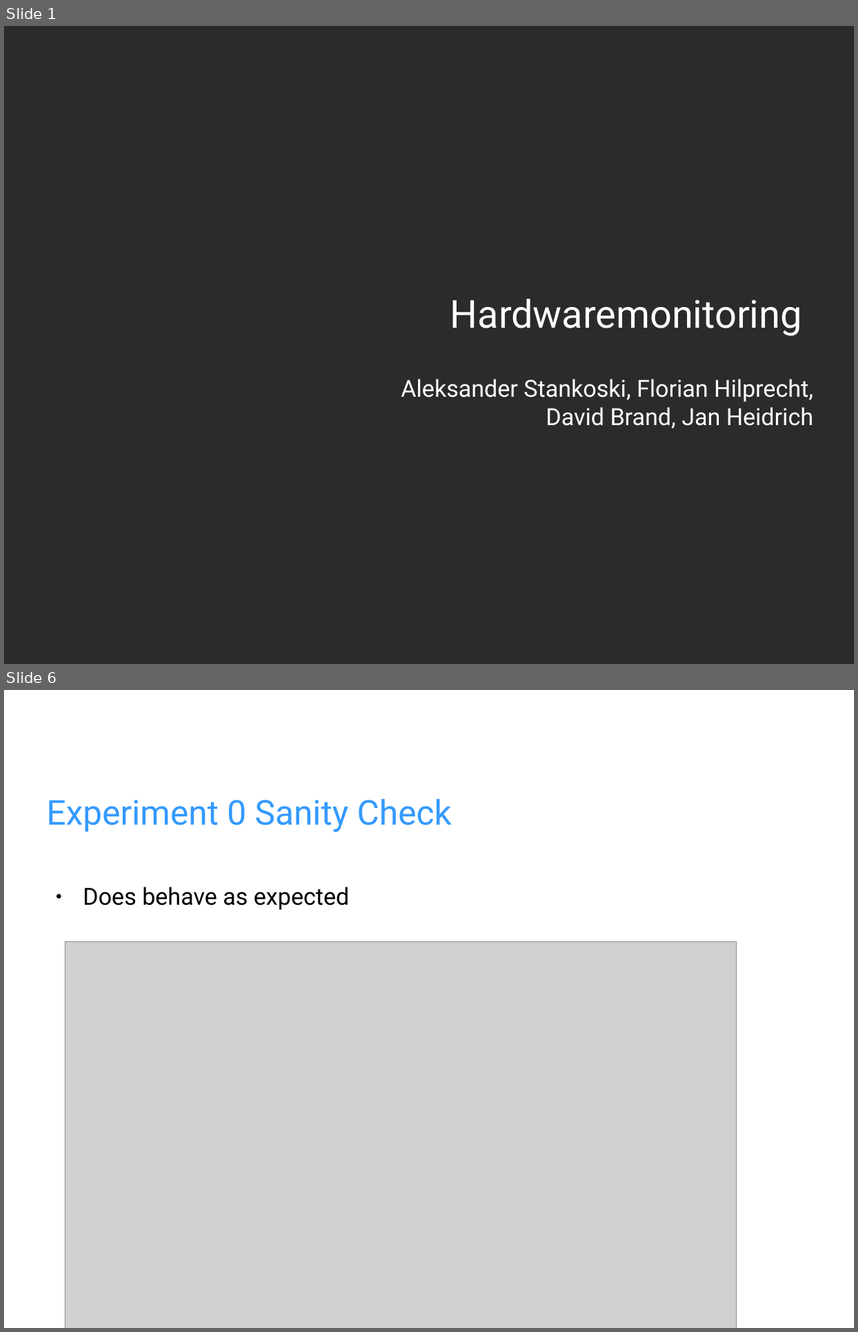
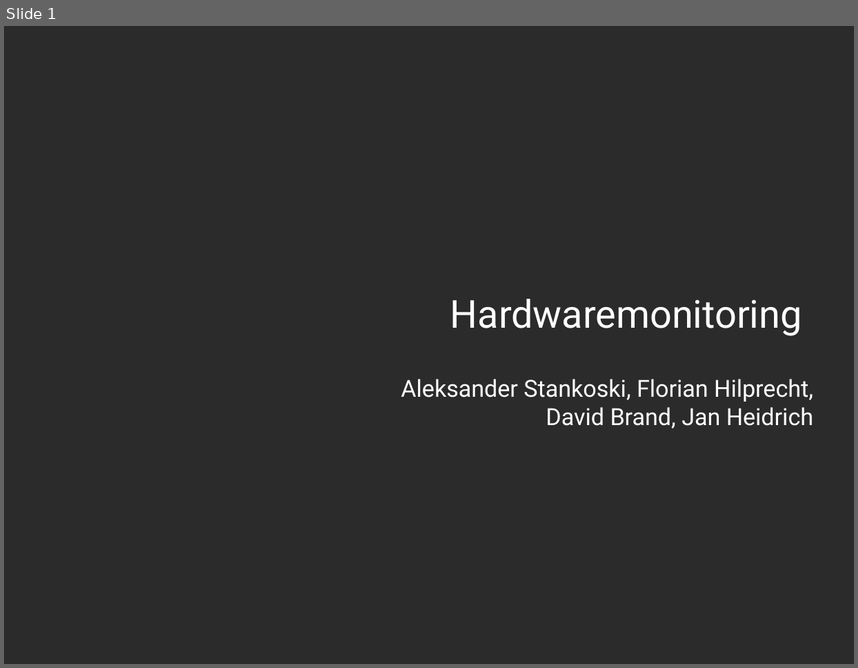
Before and after one commit to fhilprec/HardwareMonitoring, a slide deck: ProjectPresentation.odp. Shown one above the other, each under a label of ours: slides 1 and 6 before the commit, slide 1 after it; the slides between them are not shown. The pictures are 858x1332 and 858x668 pixels, drawn with LibreOffice and Linux fonts; fonts in the diff are those of the drawing; grey boxes stand for pictures; background and template pictures are left out; a plain dark background stands for a picture behind light text. Boxes give left, top, right and bottom in pixels: in the first picture for what was removed or moved away, otherwise in the second. Text is boxed around its words. In the diff, an @@ line names an element or a change of style, - is before the commit and + after.

```diff
--- a/ProjectPresentation.odp
+++ b/ProjectPresentation.odp
@@ slide 6 removed at bbox=[4, 690, 854, 1328], background picture (left out) @@
@@ title removed at bbox=[47, 798, 452, 832] @@
-Experiment 0 Sanity Check
@@ text removed at bbox=[83, 887, 349, 909] @@
-● Does behave as expected
@@ picture removed at bbox=[65, 941, 737, 1328] @@
```
Also in this commit, not shown: 5 slides changed, 5 slides added, 2 other slides removed.
